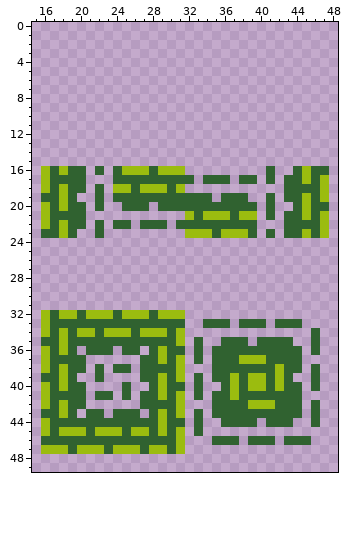
Pixel-art file: sewer-game/art/sewer_tiles_foreground.aseprite. Above, as it was before the edit.
64x64 pixels, 1 frame. Shown: x 15..48, y 0..49.
Now the later version:
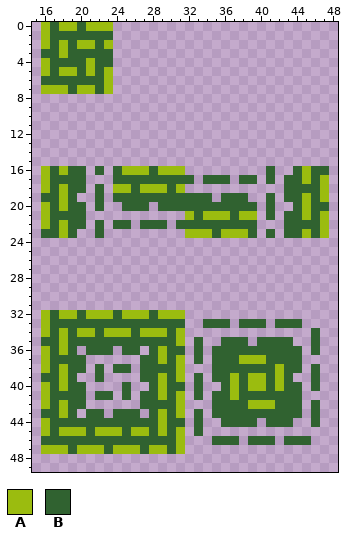
Palette (. is transparent): A #9bbc0f  B #306230
Edits made:
The author put colour A in row 0 at x 16, 18 to 19 and 21 to 23; in row 1 at x 16; in row 2 at x 16, 18, 20 to 21 and 23; in row 3 at x 18; in row 4 at x 16 and 21; in row 5 at x 16, 18 to 19, 21 and 23.
The author put colour A in row 6 at x 23; in row 7 at x 16 to 18, 20 to 21 and 23.
The author put colour B in row 0 at x 17 and 20; in row 1 at x 17 to 23; in row 2 at x 17, 19 and 22; in row 3 at x 16 to 17 and 19 to 23; in row 4 at x 17 to 20 and 22 to 23; in row 5 at x 17, 20 and 22.
The author put colour B in row 6 at x 16 to 22; in row 7 at x 19 and 22.
Changed places in both pictures, as pixel boxes (x1, y1, x2, y2):
added: (41, 22, 113, 94)
